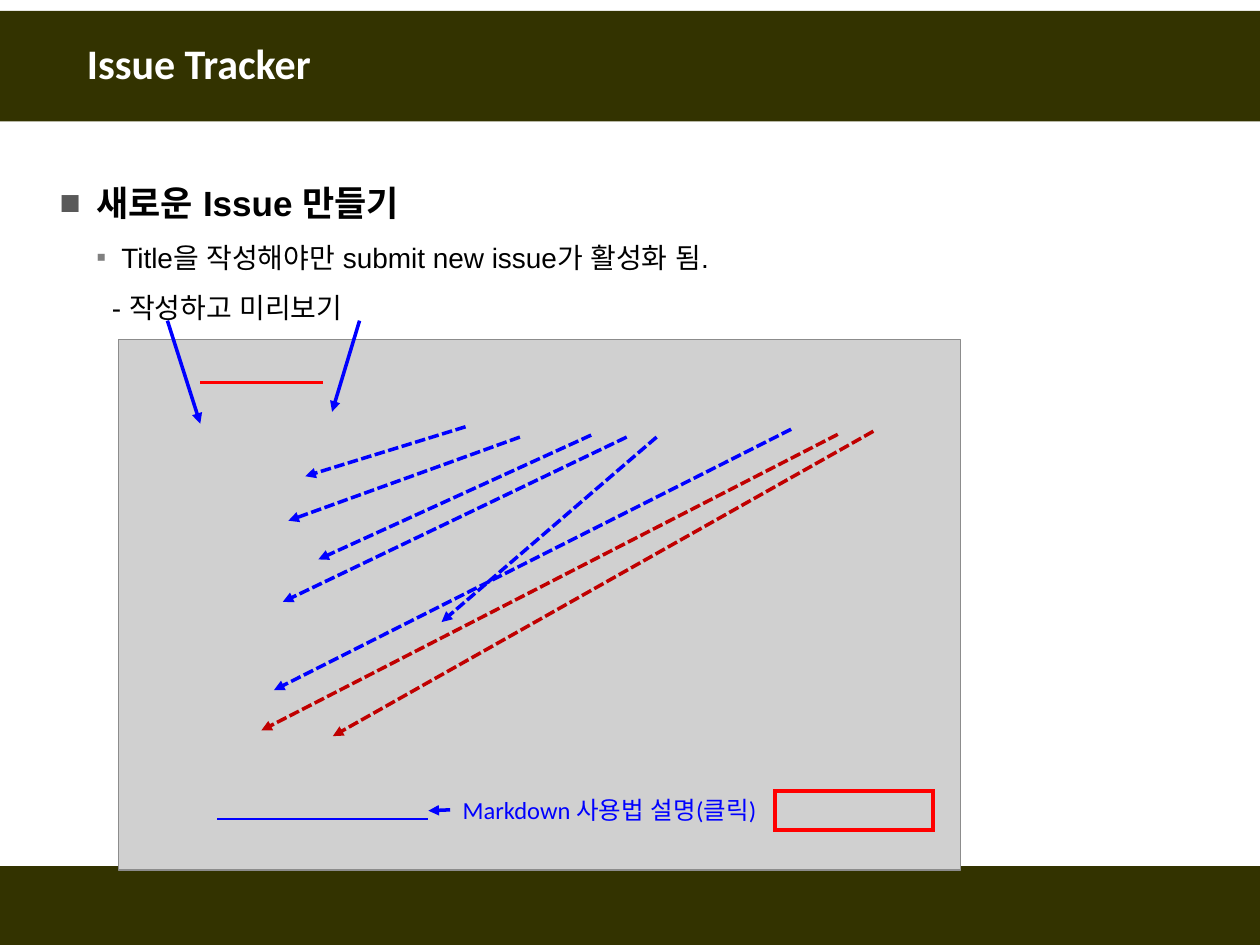
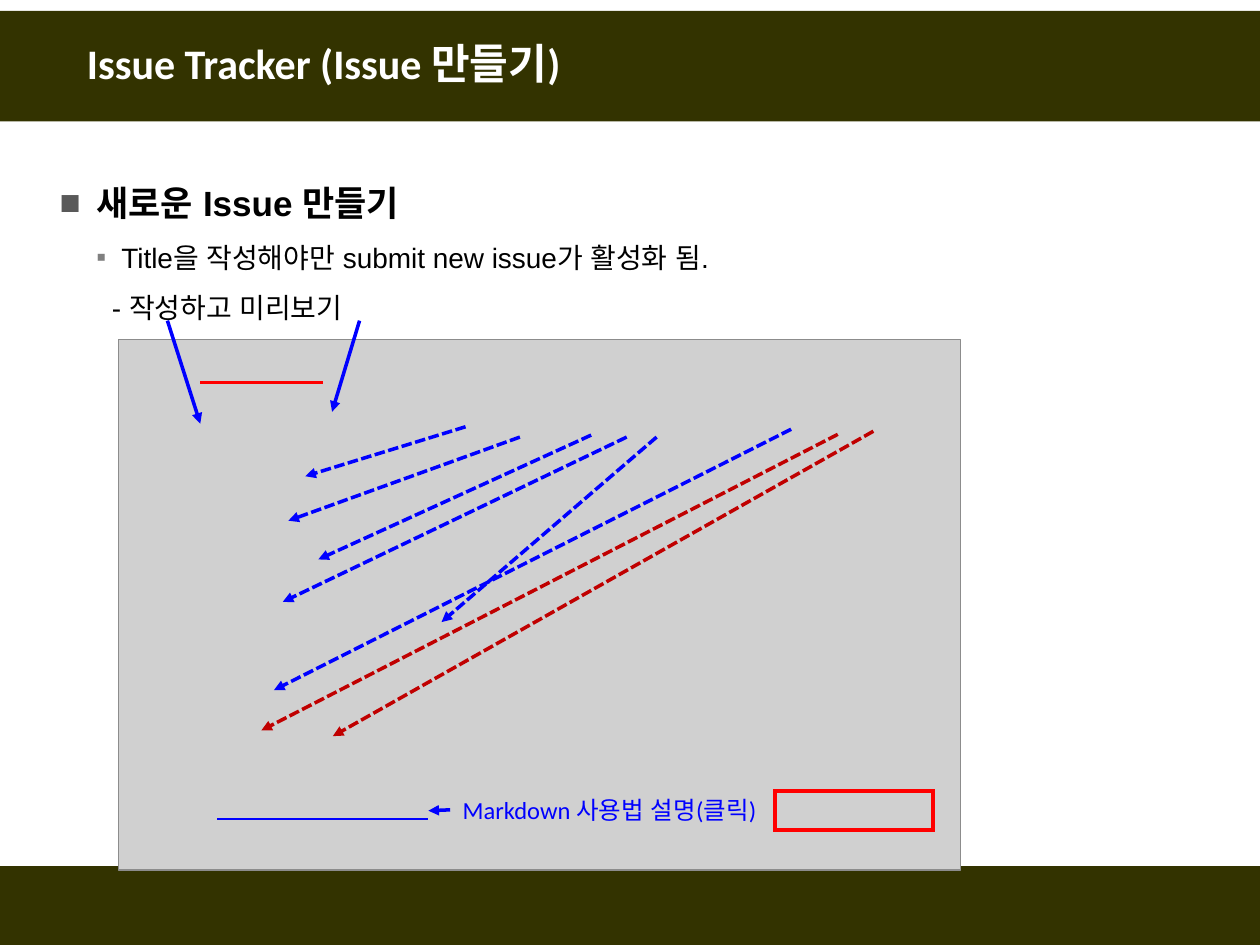
Before and after one commit to fasthill/github-lecture, a slide deck: slide 10 of git및github첫걸음7-issuetracker.pptx (slide 5 before the commit). Drawn at 1260x945 pixels with LibreOffice and Linux fonts; fonts in the diff are those of the drawing; grey boxes stand for pictures. Boxes give left, top, right and bottom in pixels: in the first picture for what was removed or moved away, otherwise in the second. Text is boxed around its words. In the diff, an @@ line names an element or a change of style, - is before the commit and + after.

```diff
--- a/git및github첫걸음7-issuetracker.pptx
+++ b/git및github첫걸음7-issuetracker.pptx
@@ title at <box>87,43,560,85</box>: text changed @@
-Issue Tracker
+Issue Tracker (Issue 만들기)
```
Also in this commit, not shown: 4 other slides changed, 28 slides added, 2 slides removed.
